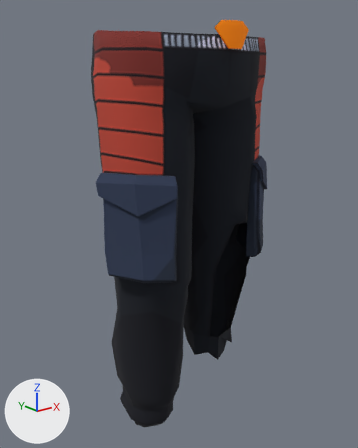
One commit to the glTF model assets/DC_niftyblocksmith/lower_body/niftyblocksmith_pants_lower_body/M_niftyblocksmith_pants.glb: the scene before it, then after it.
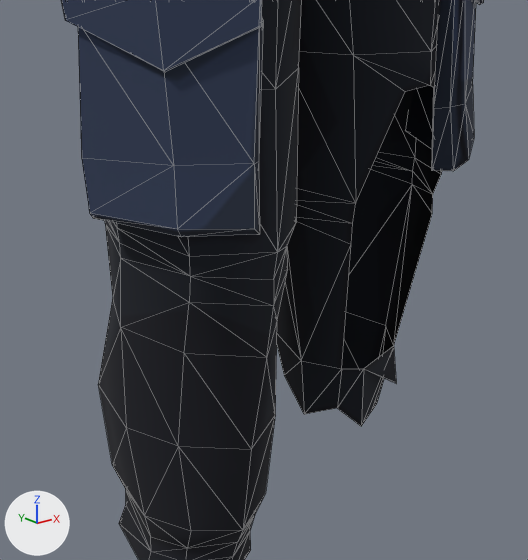
There are two pictures of each version: one whole from a camera (50 mm lens) standing at (-0.658, -0.823, 0.916) and looking at (0.005, 0.005, 0.585), one close up on the part from 20% to 80% of the width and 42% to 92% of the height. Arrows for +X, +Y and +Z are at lower left; the lights stay in place. The close-ups show mesh edges as thin lines. Where no turn or scale is listed for an object, it has been applied to the vertices. Vertices at the same position are counted once.

The first close-up shows 'BS_lBody'.
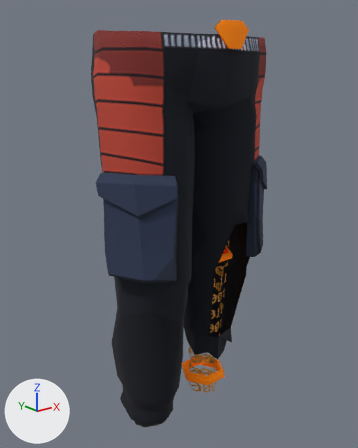
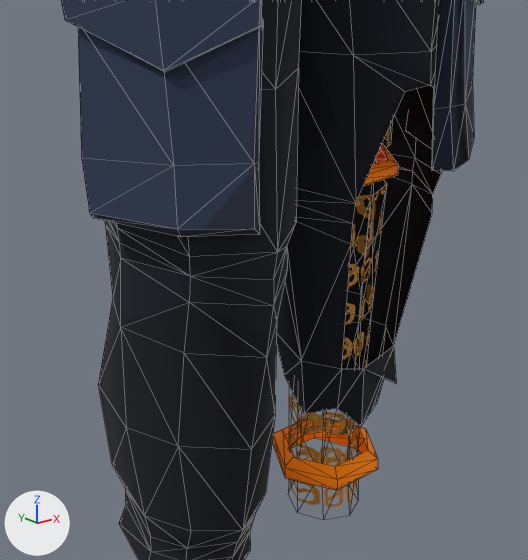
Boxes [x1, y1, x2, y2] around the edits, measured in the close-ups (528 x 560 px):
```json
{"part": 1, "of": "me_all_03_003", "change": "added", "after": [289, 181, 387, 507], "on screen": "brown"}
{"part": 2, "of": "me_all_03_003", "change": "added", "after": [363, 144, 398, 186], "on screen": "brown"}
{"part": 3, "of": "me_all_03_003", "change": "added", "after": [273, 418, 378, 490], "on screen": "orange"}
```

Scene script edits in JSON lines:
```json
{"op": "add", "block": "mat_m_bs_lbody_legs", "code": ["mat_m_bs_lbody_legs = bpy.data.materials.new('M_BS_lBody_legs')", "# uses the picture img_blocksmith_v08_lambert3_basecolor", "# uses the picture img_blocksmith_v08_lambert3_emissive"]}
{"block": "me_all_03_003", "where": "# used by ob_bs_lbody; location = (0.0, 0.0, 0.0)"}
{"op": "remove", "block": "me_all_03_003", "code": "me_all_03_003.from_pydata(...)  # 396 vertices, 714 faces; spans x -0.211..0.211, y -0.164..0.157, z 0.111..0.996"}
{"op": "add", "block": "me_all_03_003", "code": "me_all_03_003.from_pydata(...)  # 492 vertices, 862 faces; spans x -0.211..0.211, y -0.164..0.157, z 0.111..0.996"}
{"block": "me_all_03_003", "change": "me_all_03_003 part 1: a new loose piece of 32 vertices spanning x 0.042..0.138, y -0.048..0.055, z 0.111..0.476, in mat_m_bs_lbody_legs"}
{"block": "me_all_03_003", "change": "me_all_03_003 part 2: a new loose piece of 24 vertices spanning x 0.03..0.149, y -0.052..0.052, z 0.488..0.506, in mat_m_bs_lbody"}
{"block": "me_all_03_003", "change": "me_all_03_003 part 3: a new loose piece of 24 vertices spanning x 0.034..0.146, y -0.039..0.064, z 0.155..0.183, in mat_m_bs_lbody"}
{"op": "add", "block": "me_all_03_003", "code": "me_all_03_003.materials.append(mat_m_bs_lbody_legs)"}
```
